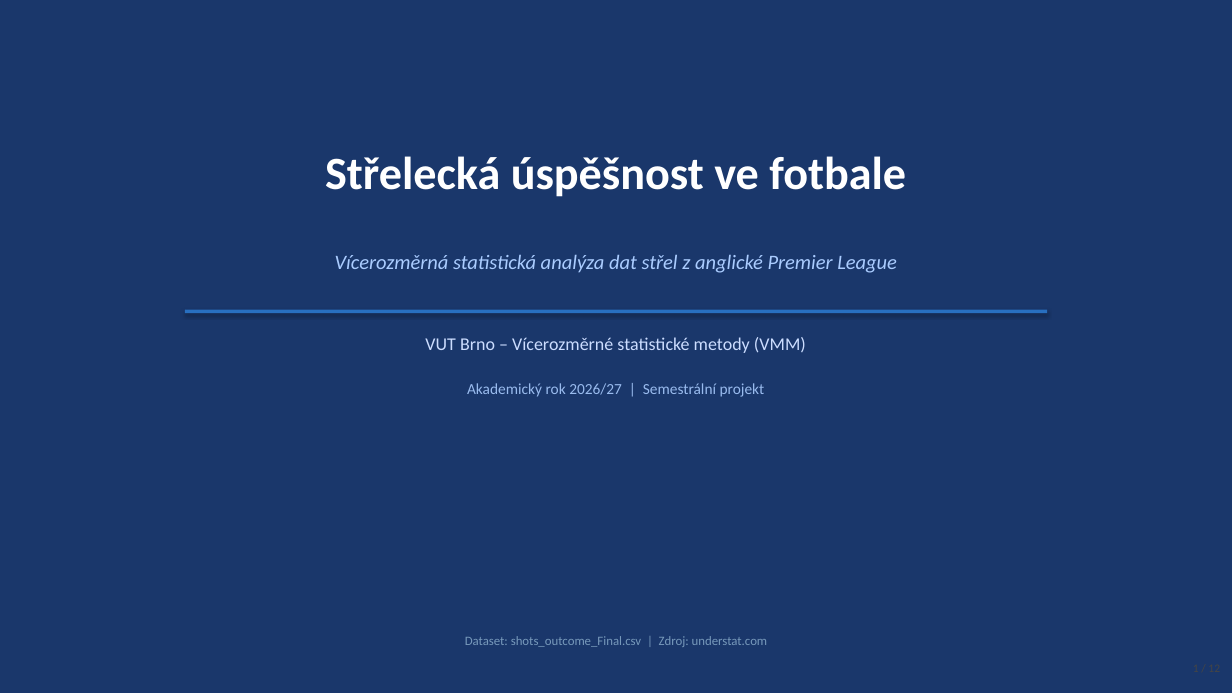
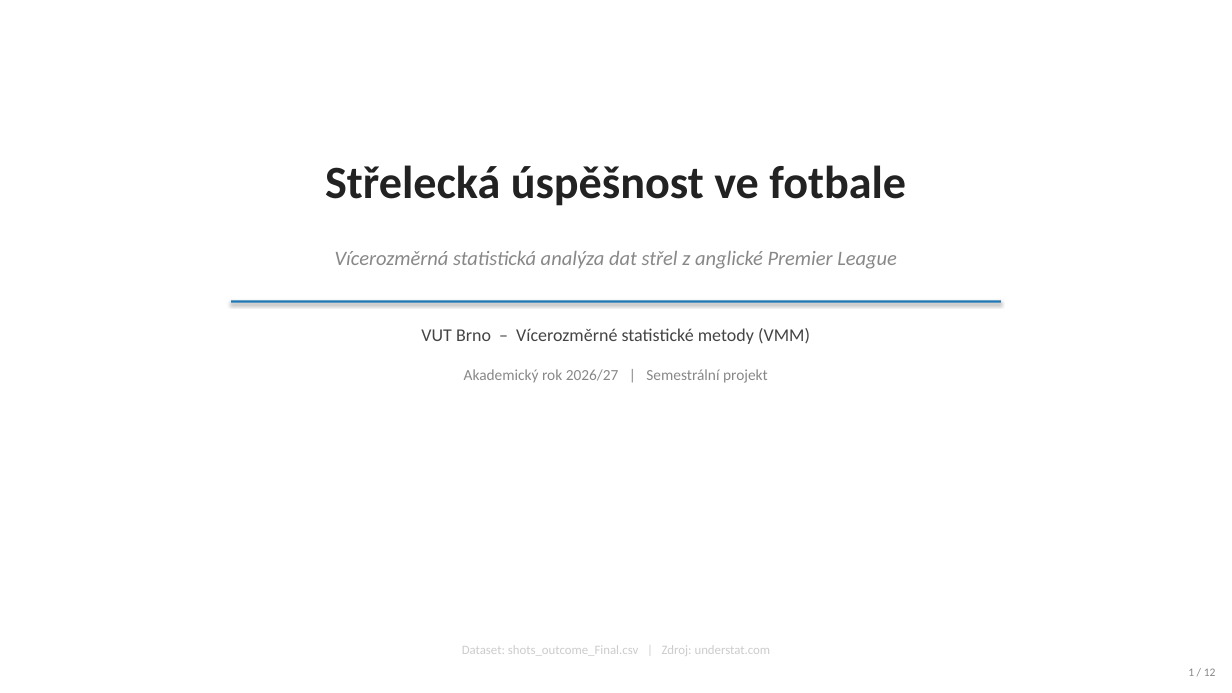
Before and after one commit to jkrejcikova/VMM_project_02, a slide deck: slide 1 of prezentace/prezentace_strelecka_uspesnost.pptx. Drawn at 1232x693 pixels with LibreOffice and Linux fonts; fonts in the diff are those of the drawing. Boxes give left, top, right and bottom in pixels: in the first picture for what was removed or moved away, otherwise in the second. Text is boxed around its words. In the diff, an @@ line names an element or a change of style, - is before the commit and + after.

```diff
--- a/prezentace/prezentace_strelecka_uspesnost.pptx
+++ b/prezentace/prezentace_strelecka_uspesnost.pptx
@@ background #1A376B to #FFFFFF @@
@@ text "Střelecká úspěšnost ve fotbale": place and size @@
-text "Střelecká úspěšnost ve fotbale" at bbox=[325, 156, 906, 197]
+text "Střelecká úspěšnost ve fotbale" at bbox=[325, 165, 906, 206]
@@ text "Střelecká úspěšnost ve fotbale" at bbox=[325, 165, 906, 206]: text colour #FFFFFF to #222222 @@
@@ text "Vícerozměrná statistická analýza dat střel ..." at bbox=[335, 251, 897, 269]: text colour #AACCFF to #888888 @@
@@ text "VUT Brno – Vícerozměrné statistické ...": place and size @@
-text "VUT Brno – Vícerozměrné statistické ..." at bbox=[425, 337, 806, 353]
+text "VUT Brno – Vícerozměrné statistické ..." at bbox=[421, 328, 810, 344]
@@ text "VUT Brno – Vícerozměrné statistické ..." at bbox=[421, 328, 810, 344]: text colour #CCDDFF to #444444 @@
@@ rectangle: place and size @@
-rectangle at bbox=[185, 310, 1047, 313]
+rectangle at bbox=[231, 300, 1001, 303]
@@ rectangle at bbox=[231, 300, 1001, 303]: fill #286FC0 to #1F77B4 @@
@@ text "Akademický rok 2026/27 | Semestrální ...": place and size @@
-text "Akademický rok 2026/27 | Semestrální ..." at bbox=[467, 383, 765, 397]
+text "Akademický rok 2026/27 | Semestrální ..." at bbox=[464, 369, 768, 383]
@@ text "Akademický rok 2026/27 | Semestrální ..." at bbox=[464, 369, 768, 383]: text colour #99BBEE to #888888 @@
@@ text "Dataset: shots_outcome_Final.csv | Zdroj: understat.com": place and size @@
-text "Dataset: shots_outcome_Final.csv | Zdroj: understat.com" at bbox=[465, 636, 768, 647]
+text "Dataset: shots_outcome_Final.csv | Zdroj: understat.com" at bbox=[462, 645, 771, 655]
@@ text "Dataset: shots_outcome_Final.csv | Zdroj: understat.com" at bbox=[462, 645, 771, 655]: text colour #7799BB to #CCCCCC @@
@@ text added at bbox=[1188, 668, 1216, 676], 9 pt, text #888888 @@
+1 / 12
```
Also in this commit, not shown: 11 other slides changed, 8 other files.
